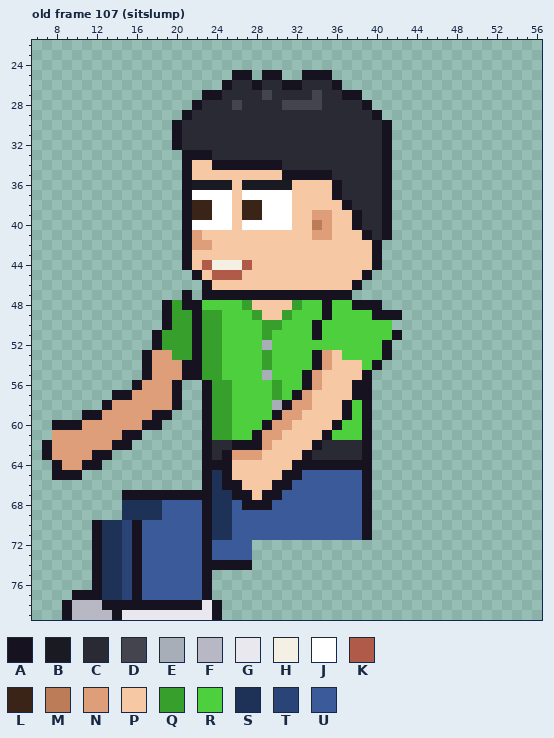
Pixel-art file, stored at sprites/expo/expo_pip_left_anim.aseprite. Above, as it was before the edit.
64x80 pixels, 129 frames. Colours within 5 levels of each other are drawn and written as one. Shown: old frame 107 (sitslump): x 6..56, y 22..79. The commit also changed other frames, which this record leaves out.
Visible layers, top first: "Arm Top", "Hair", "Face", "Watch", "Near Arm", "Collar", "Belt", "Shirt", "Body", "Back Arm", "Pants", "Shoes".
Palette (. is transparent): A #17121f  B #1a1a22  C #2a2a34  D #44444f  E #a8aeb8  F #b8b8c4  G #e8e8ee  H #f4f0e4  J #ffffff  K #b05a4a  L #3a2418  M #bc7c58  N #de9e7a  P #f6c8a4  Q #37a02c  R #4ed03e  S #1e3258  T #2a4478  U #3a5a9a
Pixels before, old frame 107 (sitslump) (only the part around the change), first column x 6:
29 ...............ACCCCCCCCCCCCCCCCCCA.........
30 ..............ACCCCCCCCCCCCCCCCCCCCA........
31 ..............ACCCCCCCCCCCCCCCCCCCCA........
32 ..............ACCCCCCCCCCCCCCCCCCCCA........
33 ...............AAACCCCCCCCCCCCCCCCCA........
34 ...............APPAAAAAAACCCCCCCCCCA........
35 ...............APPPPPPPPPAAAAACCCCCA........
36 ...............ABBBBPBBBBBPPPPACCCCA........
37 ...............AJJJJPJJJJJPPPPACCCCA........
38 ...............ALLJJPLLJJJPPPPPACCCA........
39 ...............ALLJJPLLJJJPPNNPPACCA........
40 ...............AJJJJPJJJJJPPMNPPACCA........
41 ...............ANPPPPPPPPPPPNNPPPACA........
42 ...............ANNPPPPPPPPPPPPPPPPA.........
43 ...............APPPPPPPPPPPPPPPPPPA.........
44 ...............APKHHHKPPPPPPPPPPPPA.........
45 ................APKKKPPPPPPPPPPPPA..........
46 .................APPPPPPPPPPPPPPA...........
47 ...............A.AAAAAAAAAAAAAAA............
48 .............AQAARRRRQPPPPQRRARRAAA.........
49 .............AQQAQQRRRQPPQRRRARRRRAAA.......
50 .............AQQAQQRRRRQQRRRARRRRRRR........
51 ............AQQQAQQRRRRQRRRRARRRRRRRA.......
52 ............AQQQAQQRRRRERRRRRRRRRRRA........
53 ...........ANNQQAQQRRRRQRRRRANPRRRRA........
54 ...........ANNNAAQQRRRRQRRRRANPPPRA.........
55 ...........ANNNAAQQRRRRERRRANPPPPA..........
56 ..........ANNNA..AQQRRRRQRRANPPPAA..........
57 ........AANNNNA..AQQRRRRQRANPPPPAA..........
58 .......ANNNNNNA..AQQRRRREANNPPPARA..........
59 .....AANNNNNAA...AQQRRRRANNPPPPARA..........
60 ..AAANNNNNNAA....AQQRRRANNPPPPARRA..........
61 ..NNNNNNNAA......AQQRRANNPPPPARRRA..........
62 .ANNNNNNAA.......ACCAAANPPPPACCCCA..........
63 .ANNNNAA.........ACANNNPPPPACCCCCA..........
64 ..ANNAA..........AAAPPPPPPAAAAAAAA..........
65 ..AAA............ASAPPPPPAAUUUUUUA..........
66 .................ASAAPPPAAUUUUUUUA..........
67 .........AAAAAAAAASSAAPAAUUUUUUUUA..........
68 .........SSSSUUUUASSUAAAUUUUUUUUUA..........
69 .........SSSSUUUUASSUUUUUUUUUUUUUA..........
70 ......ASSTAUUUUUUASSUUUUUUUUUUUUUA..........
71 ......ASSTAUUUUUUASSUUUUUUUUUUUUUA..........
72 ......ASSTAUUUUUUAUUUU......................
73 ......ASSTAUUUUUUAUUUU......................
74 ......ASSTAUUUUUUAAAAA......................
75 ......ASSTAUUUUUUA..........................
Once edited:
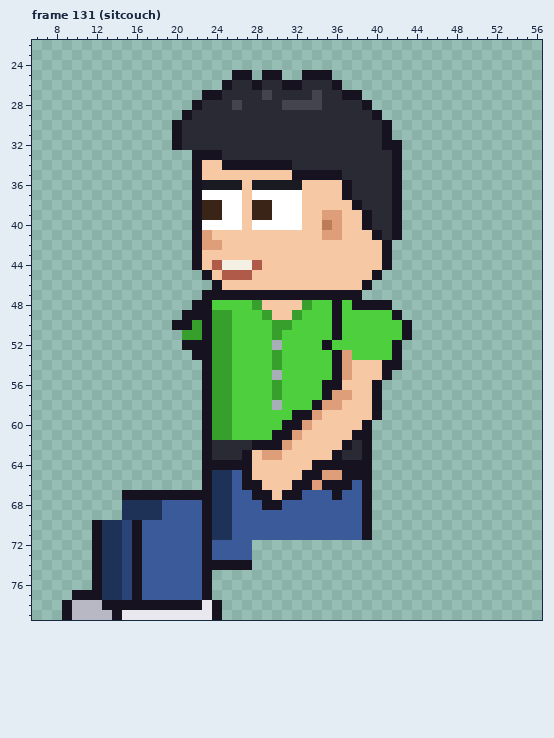
A new or re-ordered frame is compared with the old frame closest to it.
Changes in this commit:
frames 129 -> 135
Changed rows in their new state; - is an unchanged pixel.
Frame 131 (sitcouch) is new; against old frame 107 (sitslump):
first column x 7:
32 -----------------------------------A-
33 --------------.--A----------------CA-
34 --------------.A-P------A---------CA-
35 --------------.A--------P----A----CA-
36 --------------.A---BP----B---PA---CA-
37 --------------.A---JP----J---PA---CA-
38 --------------.A-L-JP-L--J----PA--CA-
39 --------------.A-L-JP-L--J-P-N-PA-CA-
40 --------------.A---JP----J-PMN-PA-CA-
41 --------------.AN----------P-N--PACA-
42 --------------.A-N---------------PA--
43 --------------.A-----------------PA--
44 --------------.APK--HK-----------PA--
45 ---------------.AP--K-----------PA---
46 ----------------.A-------------PA----
47 --------------.----------------A-----
48 ------------...-A---RQ---PQ-RA----A--
49 ------------..A-A-Q--RQ-PQ--RA---RR--
50 ------------.AAQA-Q---R-Q--R-A-----RA
51 -----------...-QA-Q---RQ---R-A-----RA
52 -----------...A-A-Q---RE----A-----RA-
53 ----------.....-A-Q---RQ---RRAN---RA-
54 ----------......A-Q---RQ---RRAN-PPAA-
55 ----------......A-Q---RE--RRRAN-PPA--
56 ---------.....------------RRAA-PPA---
57 -------.......-----------RRRANNPPA---
58 ------........----------RRRANNPPPA---
59 ----.........----------RRAAN--PPPA---
60 -...........----------RRAAN--PPP-----
61 -.........-----------RRAAN--PPPA-----
62 .........----------CC-AAN--PPPA------
63 .......-----------CCAPNN--PPPA-------
64 -.....-------------AA----PP----------
65 -...--------------SUA---PPAANNAA-----
66 ------------------SUAA-PPAANAAA------
67 -------------------UUA-PAA---A-------
68 --------------------UU-A-------------
